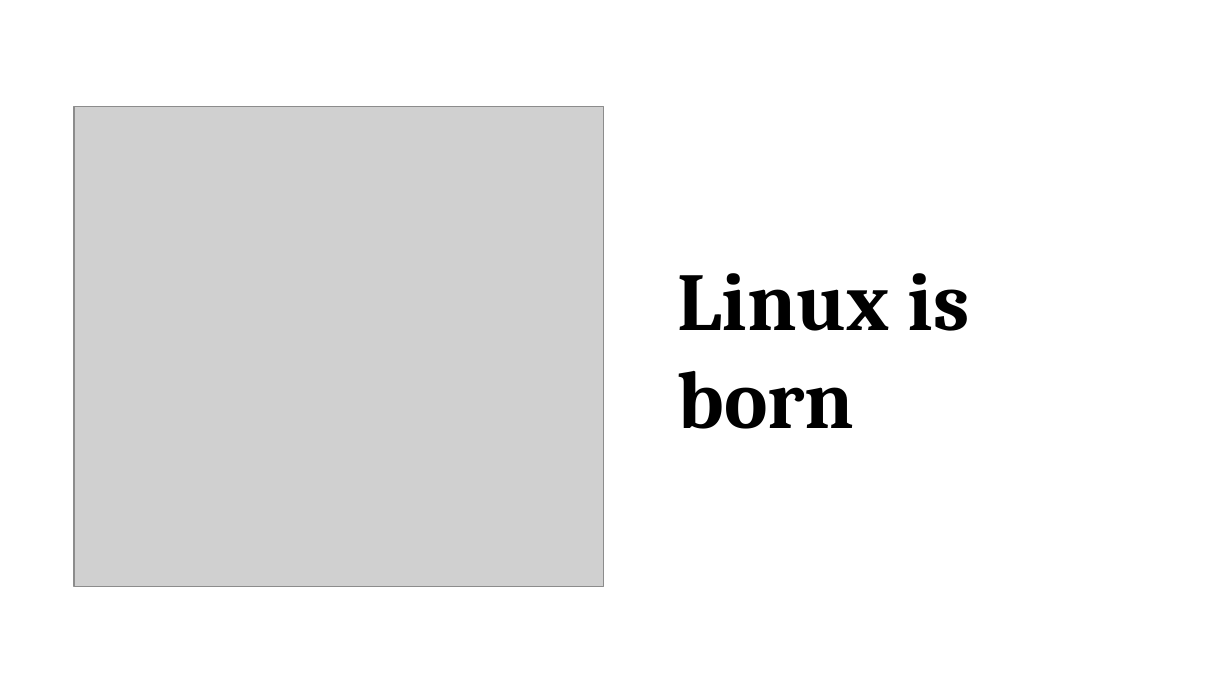
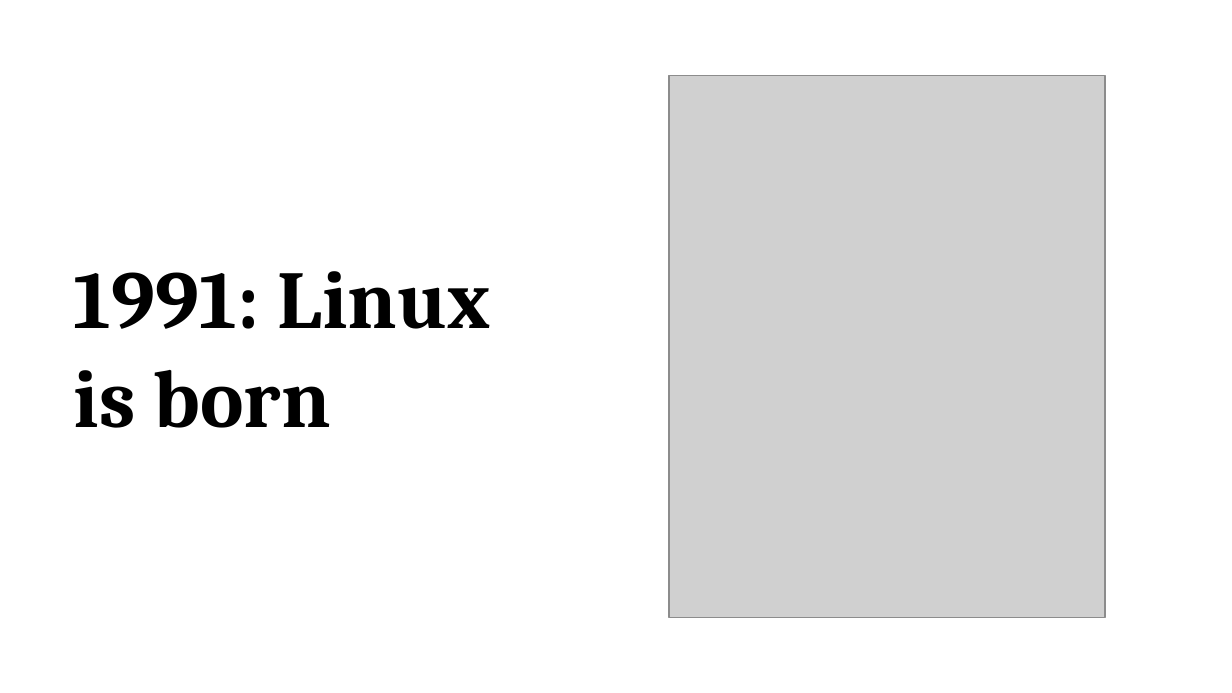
Before and after one commit to promilek2/Najs, a slide deck: slide 3 of Linus_Torvalds.pptx (slide 5 before the commit). Drawn at 1232x693 pixels with LibreOffice and Linux fonts; fonts in the diff are those of the drawing; grey boxes stand for pictures. Boxes give left, top, right and bottom in pixels: in the first picture for what was removed or moved away, otherwise in the second. Text is boxed around its words. In the diff, an @@ line names an element or a change of style, - is before the commit and + after.

```diff
--- a/Linus_Torvalds.pptx
+++ b/Linus_Torvalds.pptx
@@ picture added at [669, 75, 1105, 617] @@
@@ picture removed at [74, 106, 604, 586] @@
@@ text at [74, 271, 490, 428]: text changed @@
-Linux is born
+1991: Linux is born
```
Also in this commit, not shown: 4 other slides changed, 5 slides removed.
